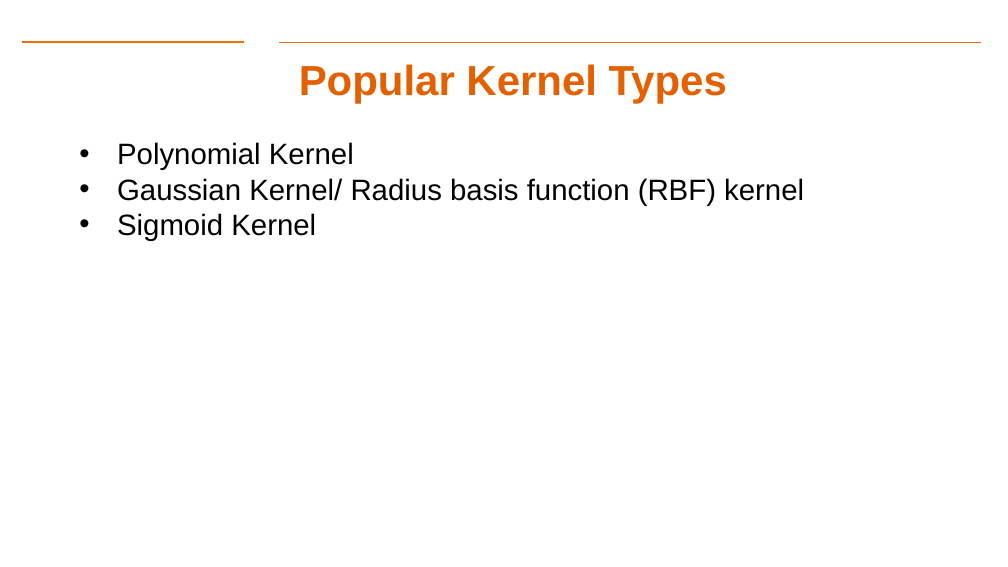
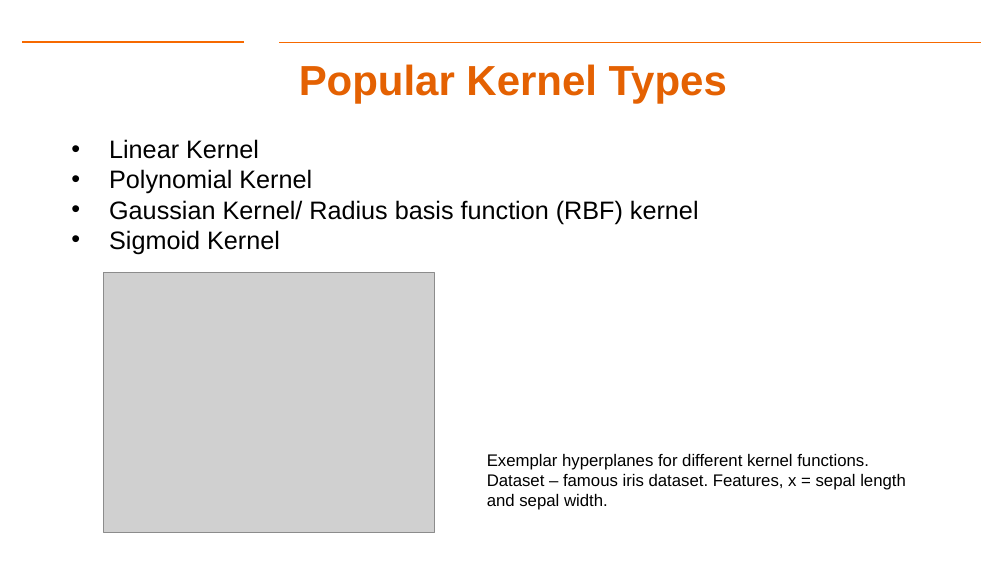
Before and after one commit to Dre1896/RIT-DSCI-633-FDS, a slide deck: slide 24 of Syllabus/Lecture08/Lec08.pptx (slide 28 before the commit). Drawn at 1008x567 pixels with LibreOffice and Linux fonts; fonts in the diff are those of the drawing; grey boxes stand for pictures; background and template pictures are left out. Boxes give left, top, right and bottom in pixels: in the first picture for what was removed or moved away, otherwise in the second. Text is boxed around its words. In the diff, an @@ line names an element or a change of style, - is before the commit and + after.

Commit message:
updated lec 08

```diff
--- a/Syllabus/Lecture08/Lec08.pptx
+++ b/Syllabus/Lecture08/Lec08.pptx
@@ text "Linear Kernel": place and size @@
-text "Linear Kernel" at [117,142,804,241]
+text "Linear Kernel" at [109,139,699,255]
@@ text at [109,139,259,159]: paragraph added @@
+• Linear Kernel
@@ text at [109,169,699,255]: size 28 to 24 pt in "Polynomial Kernel", "Gaussian Kernel/ Radius basis function (RBF) kernel", "Sigmoid Kernel" @@
@@ picture added at [104,273,434,533] @@
@@ text added at [487,454,906,510], 16 pt, text #000000 @@
+Exemplar hyperplanes for different kernel functions. Dataset – famous iris dataset. Features, x = sepal length and sepal width.
```
Also in this commit, not shown: 8 other slides changed, 1 slide added, 3 slides removed.
